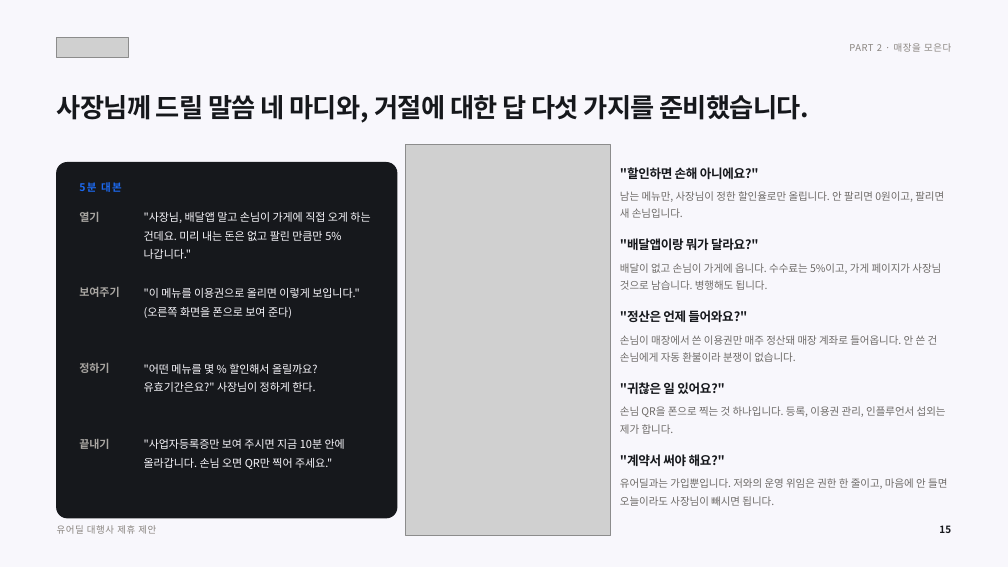
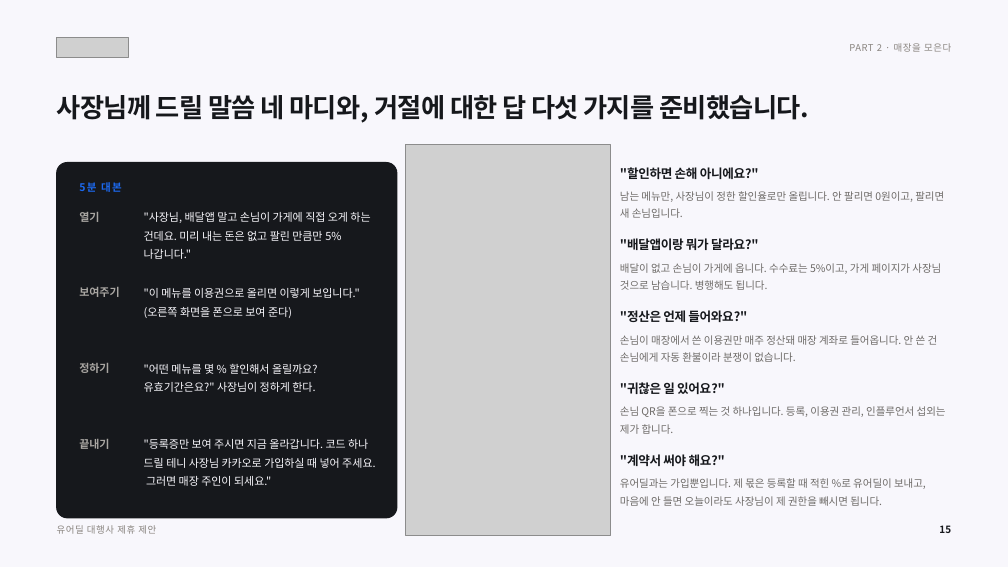
Before and after one commit to tobe2111/ur-live, a slide deck: slide 16 of docs/business/proposals/urdeal-agency-proposal.pptx. Drawn at 1008x567 pixels with LibreOffice and Linux fonts; fonts in the diff are those of the drawing; grey boxes stand for pictures. Boxes give left, top, right and bottom in pixels: in the first picture for what was removed or moved away, otherwise in the second. Text is boxed around its words. In the diff, an @@ line names an element or a change of style, - is before the commit and + after.

```diff
--- a/docs/business/proposals/urdeal-agency-proposal.pptx
+++ b/docs/business/proposals/urdeal-agency-proposal.pptx
@@ text at (144,439,376,486): text changed @@
-"사업자등록증만 보여 주시면 지금 10분 안에 올라갑니다. 손님 오면 QR만 찍어 주세요."
+"등록증만 보여 주시면 지금 올라갑니다. 코드 하나 드릴 테니 사장님 카카오로 가입하실 때 넣어 주세요. 그러면 매장 주인이 되세요."
@@ text at (620,478,926,506): text changed @@
-유어딜과는 가입뿐입니다. 저와의 운영 위임은 권한 한 줄이고, 마음에 안 들면 오늘이라도 사장님이 빼시면 됩니다.
+유어딜과는 가입뿐입니다. 제 몫은 등록할 때 적힌 %로 유어딜이 보내고, 마음에 안 들면 오늘이라도 사장님이 제 권한을 빼시면 됩니다.
```
Also in this commit, not shown: 20 other slides changed, 11 other files.
